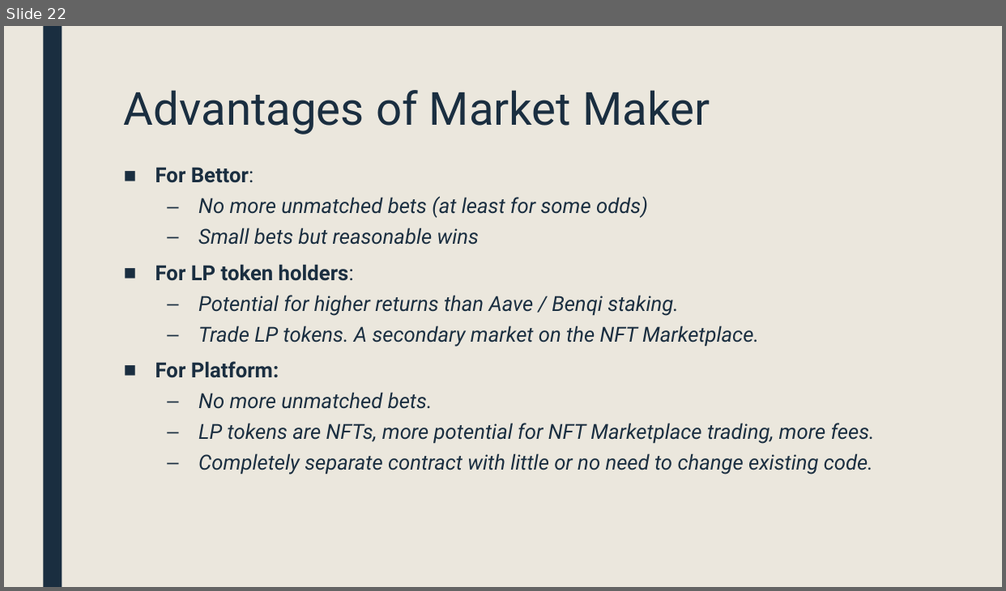
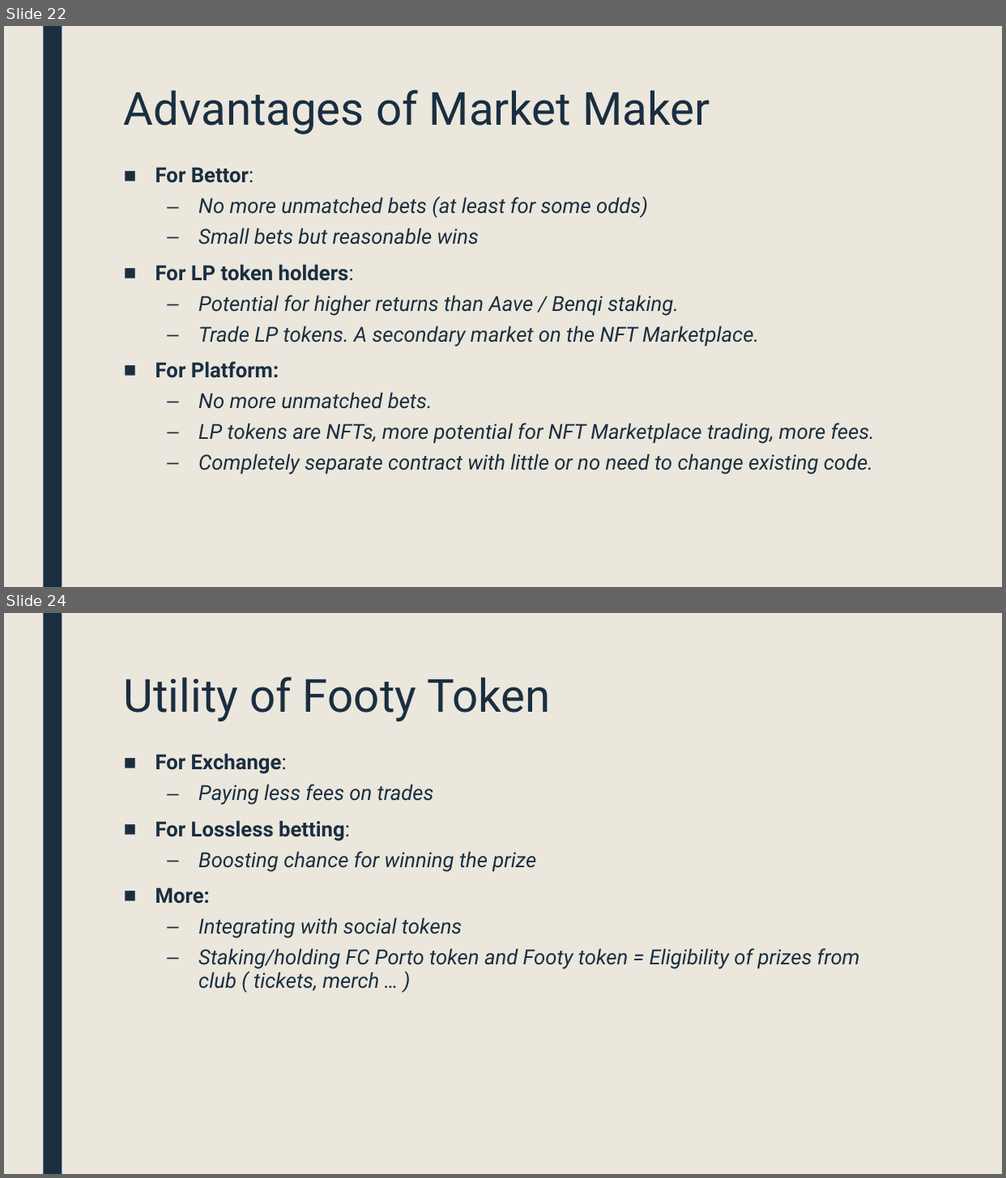
Before and after one commit to Baraa42/footy-oracle, a slide deck: FootyOracle-MoralisAvax.pptx. Shown one above the other, each under a label of ours: slide 22 before the commit, slides 22 and 24 after it; the slides between them are not shown. The pictures are 1006x591 and 1006x1178 pixels, drawn with LibreOffice and Linux fonts; fonts in the diff are those of the drawing. Boxes give left, top, right and bottom in pixels: in the first picture for what was removed or moved away, otherwise in the second. Text is boxed around its words. In the diff, an @@ line names an element or a change of style, - is before the commit and + after.

```diff
--- a/FootyOracle-MoralisAvax.pptx
+++ b/FootyOracle-MoralisAvax.pptx
@@ slide 24 added at [4, 613, 1002, 1174], background #EBE7DD; not listed: 1 template element that a slide beside it also shows @@
@@ title added at [124, 677, 550, 722], 44 pt, text #1A2E40 @@
+Utility of Footy Token
@@ text added at [155, 753, 860, 991], 20 pt, text #1A2E40, italic @@
+■ For Exchange:
+  – Paying less fees on trades
+■ For Lossless betting:
+  – Boosting chance for winning the prize
+■ More:
+  – Integrating with social tokens
+  – Staking/holding FC Porto token and Footy token = Eligibility of prizes from club ( tickets, merch … )
```
Also in this commit, not shown: 3 slides changed, 2 other slides added.
